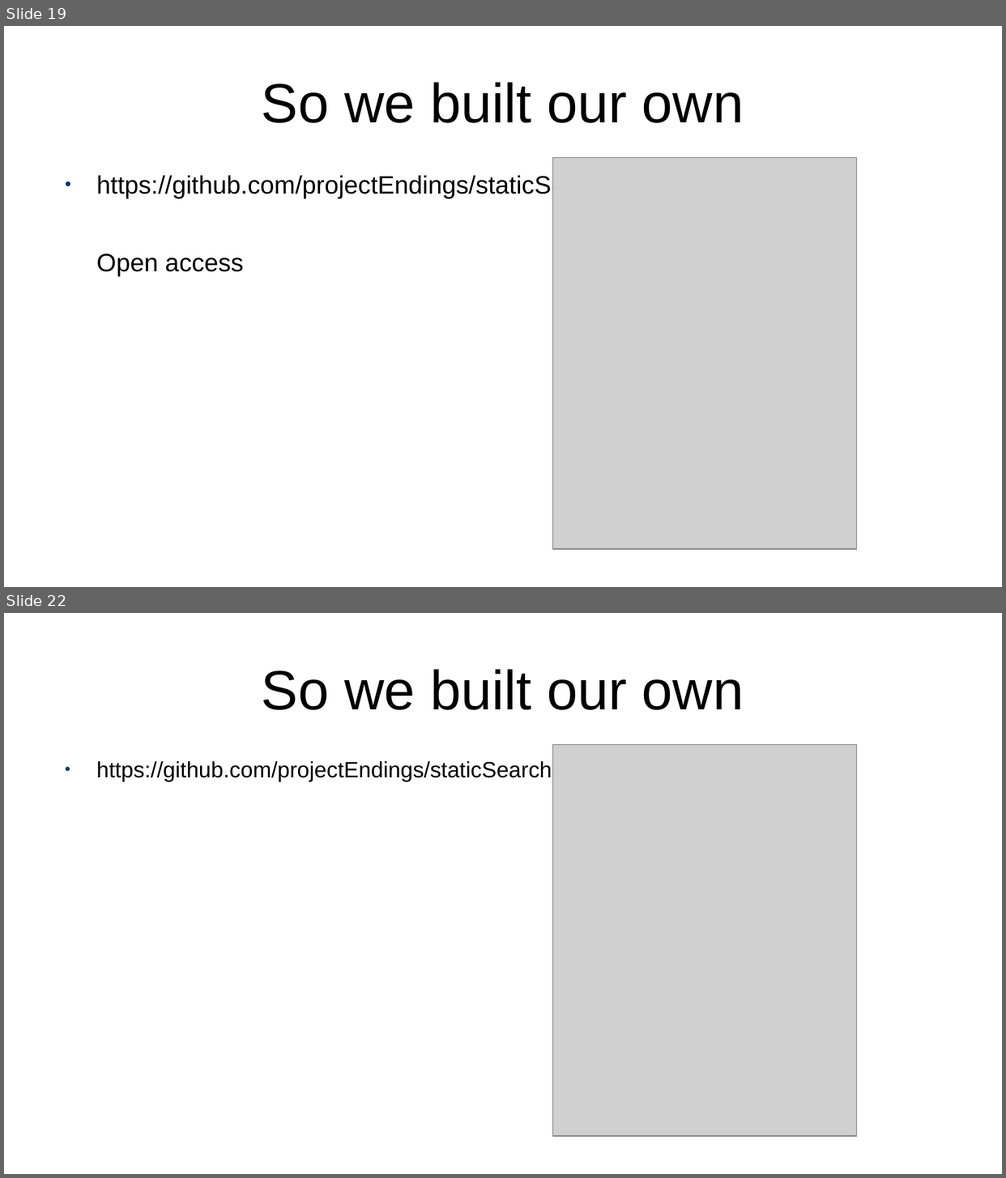
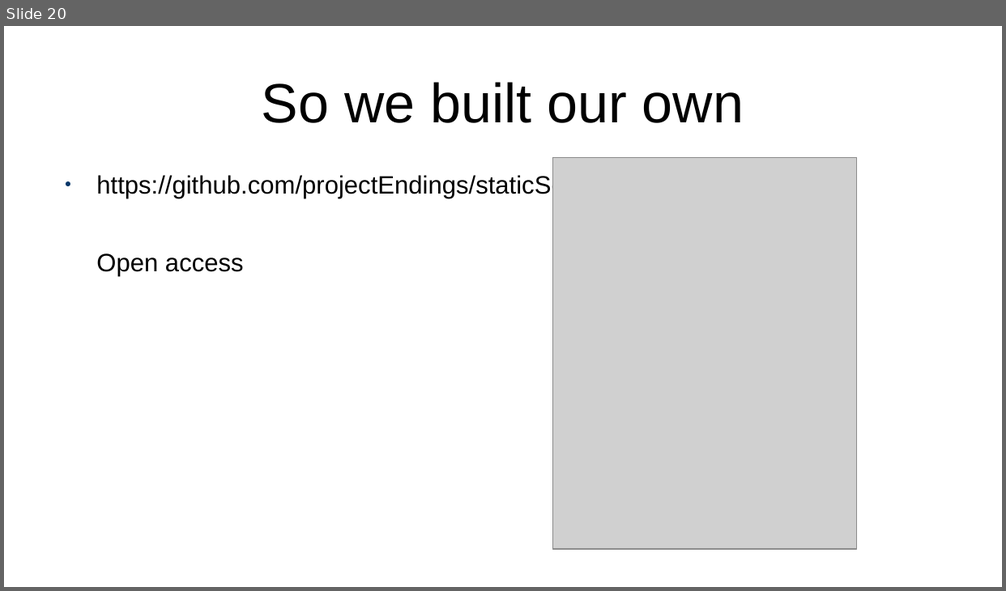
Before and after one commit to projectEndings/Endings, a slide deck: presentations/ubc2020/nineProjects.odp. Shown one above the other, each under a label of ours: slides 19 and 22 before the commit, slide 20 after it; the slides between them are not shown. The pictures are 1006x1178 and 1006x591 pixels, drawn with LibreOffice and Linux fonts; fonts in the diff are those of the drawing; grey boxes stand for pictures. Boxes give left, top, right and bottom in pixels: in the first picture for what was removed or moved away, otherwise in the second. Text is boxed around its words. In the diff, an @@ line names an element or a change of style, - is before the commit and + after.

Commit message:
Adding descriptions of screenshots needed

```diff
--- a/presentations/ubc2020/nineProjects.odp
+++ b/presentations/ubc2020/nineProjects.odp
@@ slide 22 removed at [4, 613, 1002, 1174], background #FFFFFF @@
@@ title removed at [262, 669, 744, 710] @@
-So we built our own
@@ picture removed at [552, 744, 857, 1136] @@
@@ text removed at [96, 761, 552, 781] @@
-● https://github.com/projectEndings/staticSearch
@@ what was slide 19 is now slide 20 @@
```
Also in this commit, not shown: 2 slides changed, 4 slides added, 2 other slides removed.
